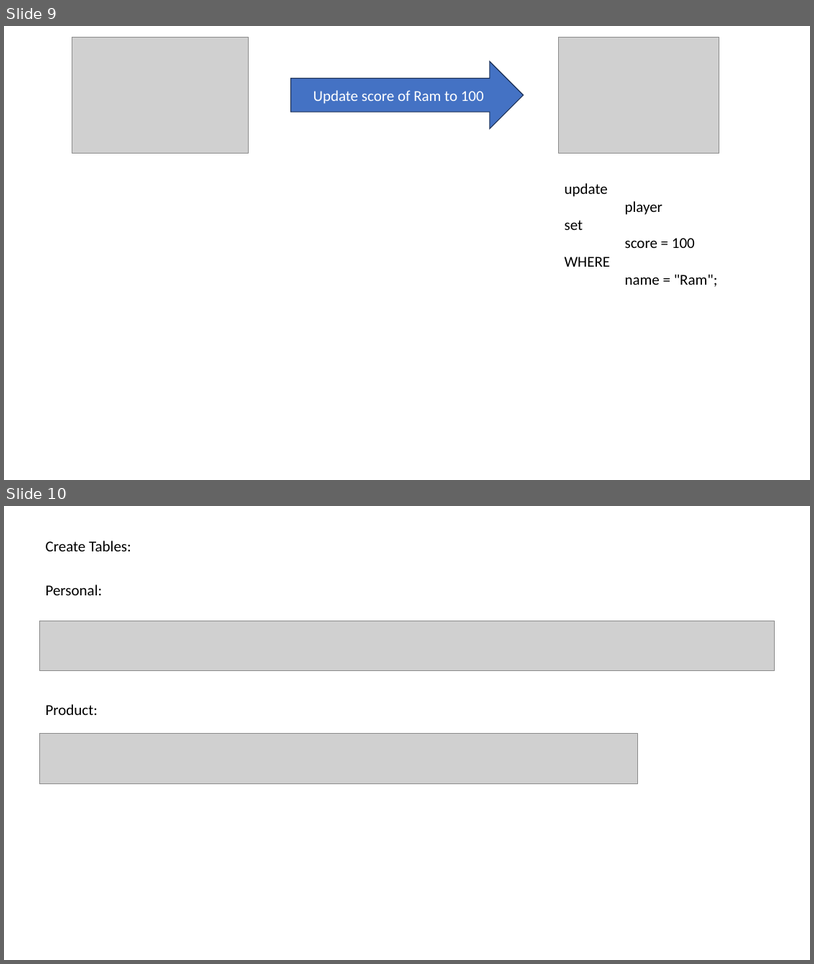
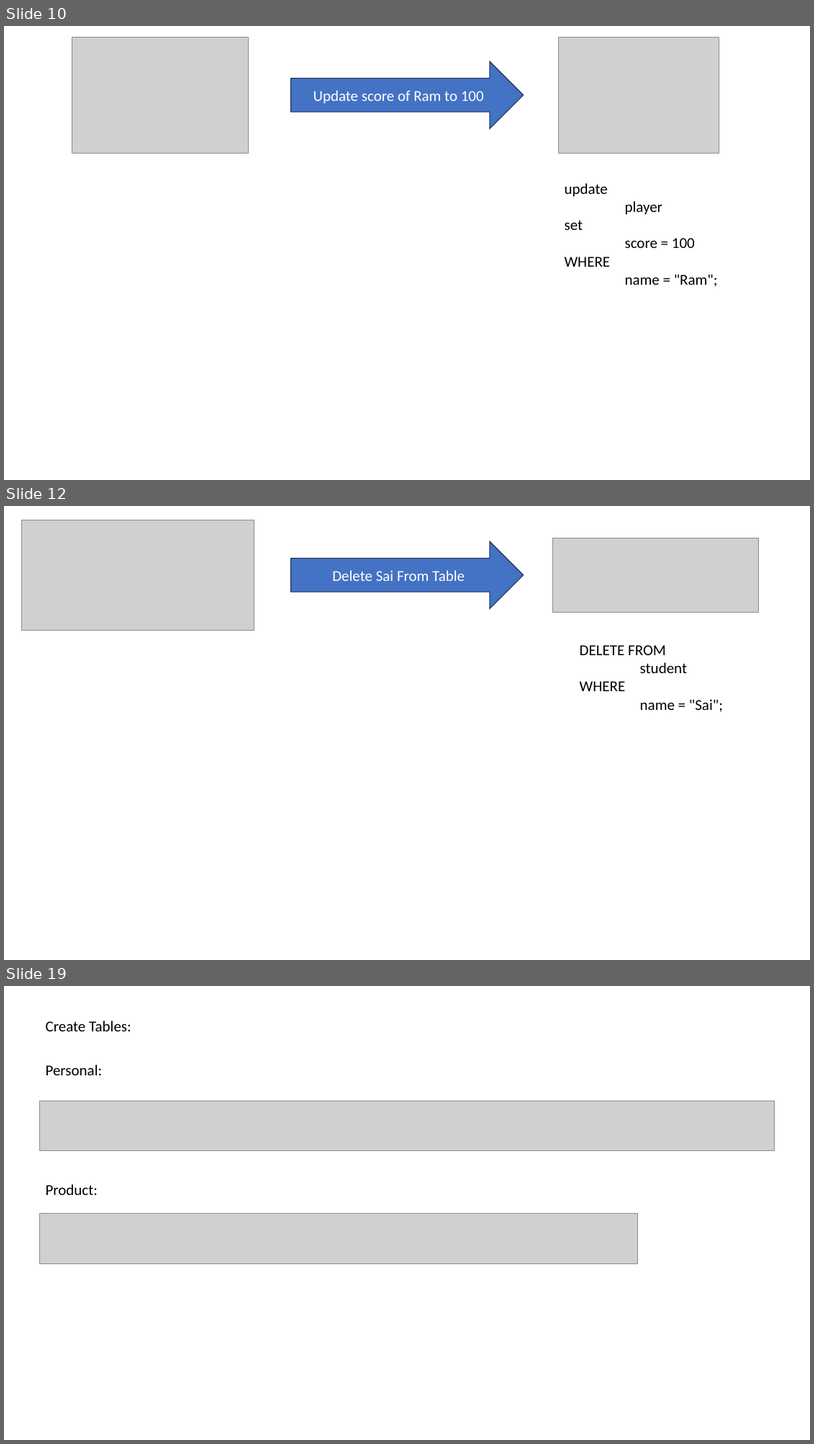
Before and after one commit to venkatyashwanth/mysql_notes, a slide deck: SQL.pptx. Shown one above the other, each under a label of ours: slides 9 and 10 before the commit, slides 10, 12 and 19 after it; the slides between them are not shown. The pictures are 814x964 and 814x1444 pixels, drawn with LibreOffice and Linux fonts; fonts in the diff are those of the drawing; grey boxes stand for pictures. Boxes give left, top, right and bottom in pixels: in the first picture for what was removed or moved away, otherwise in the second. Text is boxed around its words. In the diff, an @@ line names an element or a change of style, - is before the commit and + after.

```diff
--- a/SQL.pptx
+++ b/SQL.pptx
@@ slide 12 added at (4,506,810,960), background #FFFFFF @@
@@ picture added at (21,520,255,630) @@
@@ right arrow added at (291,541,524,608), fill #4472C4, outline #1E3256 1 pt, 18 pt, text #FFFFFF @@
+Delete Sai From Table
@@ picture added at (553,538,759,613) @@
@@ text added at (580,645,723,712), 18 pt, text #000000 @@
+DELETE FROM
+student
+WHERE
+name = "Sai";
@@ what was slide 9 is now slide 10 @@
@@ what was slide 10 is now slide 19 @@
```
Also in this commit, not shown: 1 slide changed, 8 other slides added, 1 other file.
